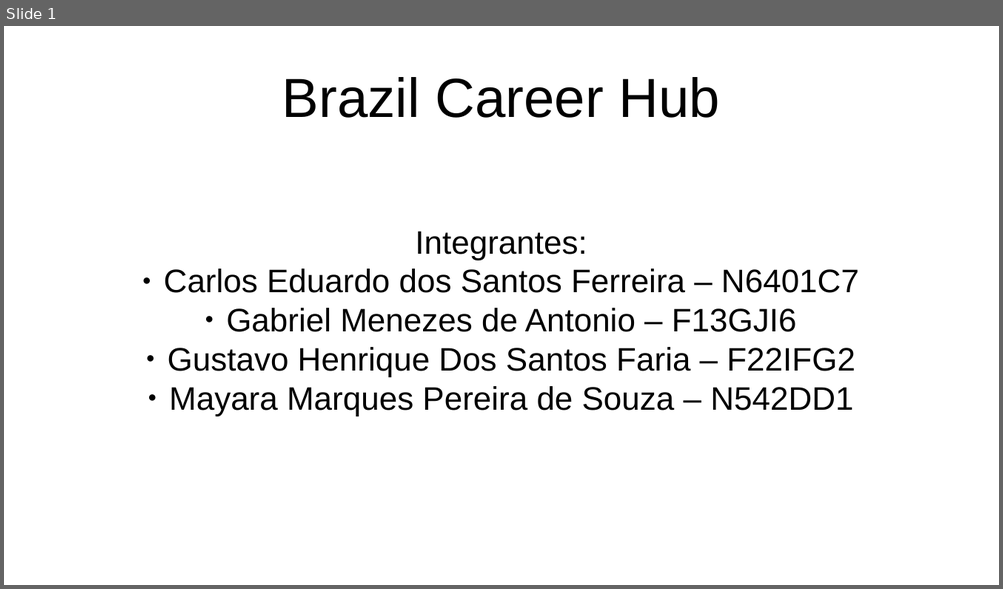
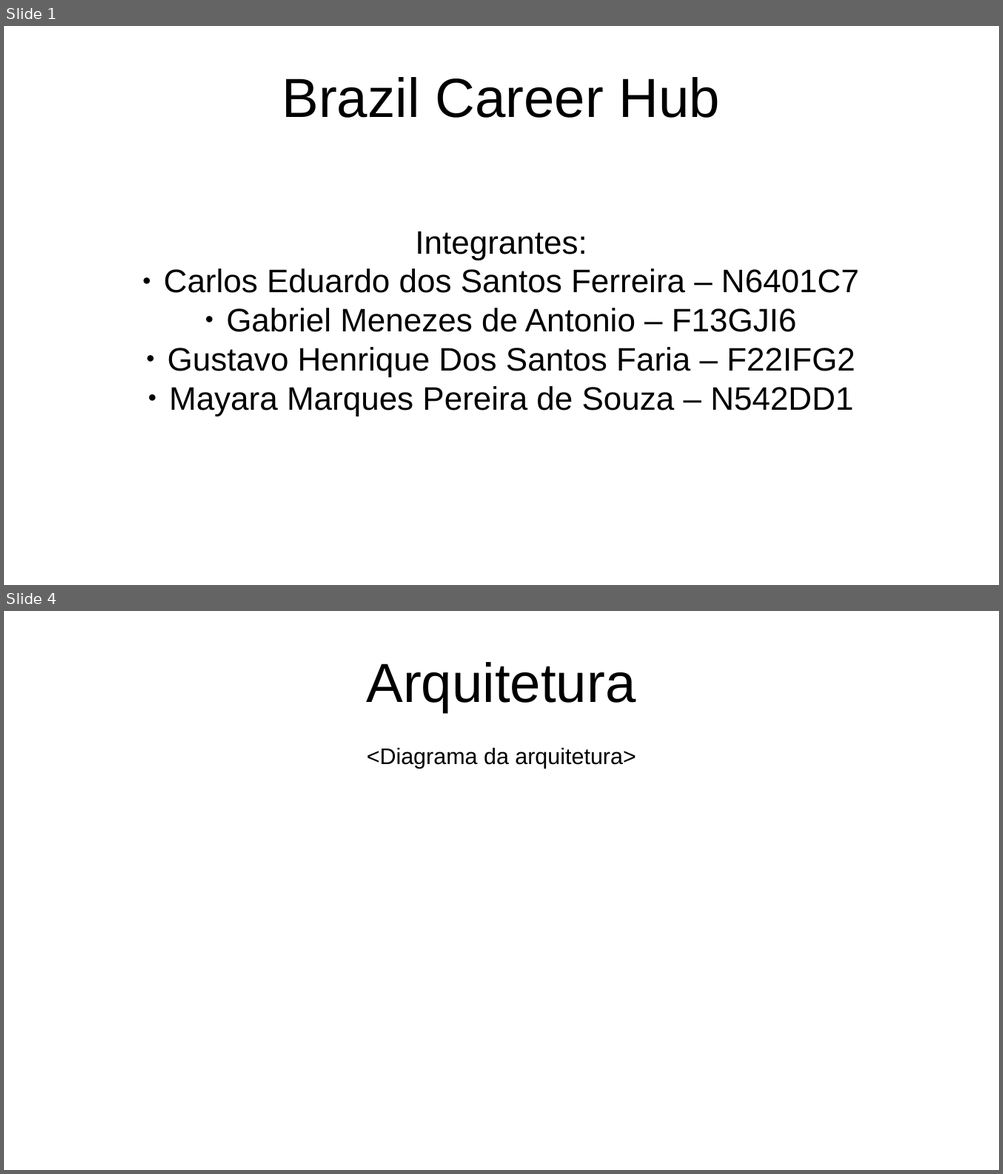
Before and after one commit to TR0NZ0D/Brazil-Career-Hub, a slide deck: Files/TCC - Final/Apresentacao_Final.pptx. Shown one above the other, each under a label of ours: slide 1 before the commit, slides 1 and 4 after it; the slides between them are not shown. The pictures are 1003x589 and 1003x1174 pixels, drawn with LibreOffice and Linux fonts; fonts in the diff are those of the drawing. Boxes give left, top, right and bottom in pixels: in the first picture for what was removed or moved away, otherwise in the second. Text is boxed around its words. In the diff, an @@ line names an element or a change of style, - is before the commit and + after.

```diff
--- a/Files/TCC - Final/Apresentacao_Final.pptx
+++ b/Files/TCC - Final/Apresentacao_Final.pptx
@@ slide 4 added at [4, 611, 999, 1170], background #FFFFFF @@
@@ title added at [367, 662, 636, 712], 44 pt, text #000000 @@
+Arquitetura
@@ text added at [367, 748, 635, 769], 18 pt, text #000000 @@
+<Diagrama da arquitetura>
```
Also in this commit, not shown: 2 slides changed, 6 other slides added, 4 slides removed.
